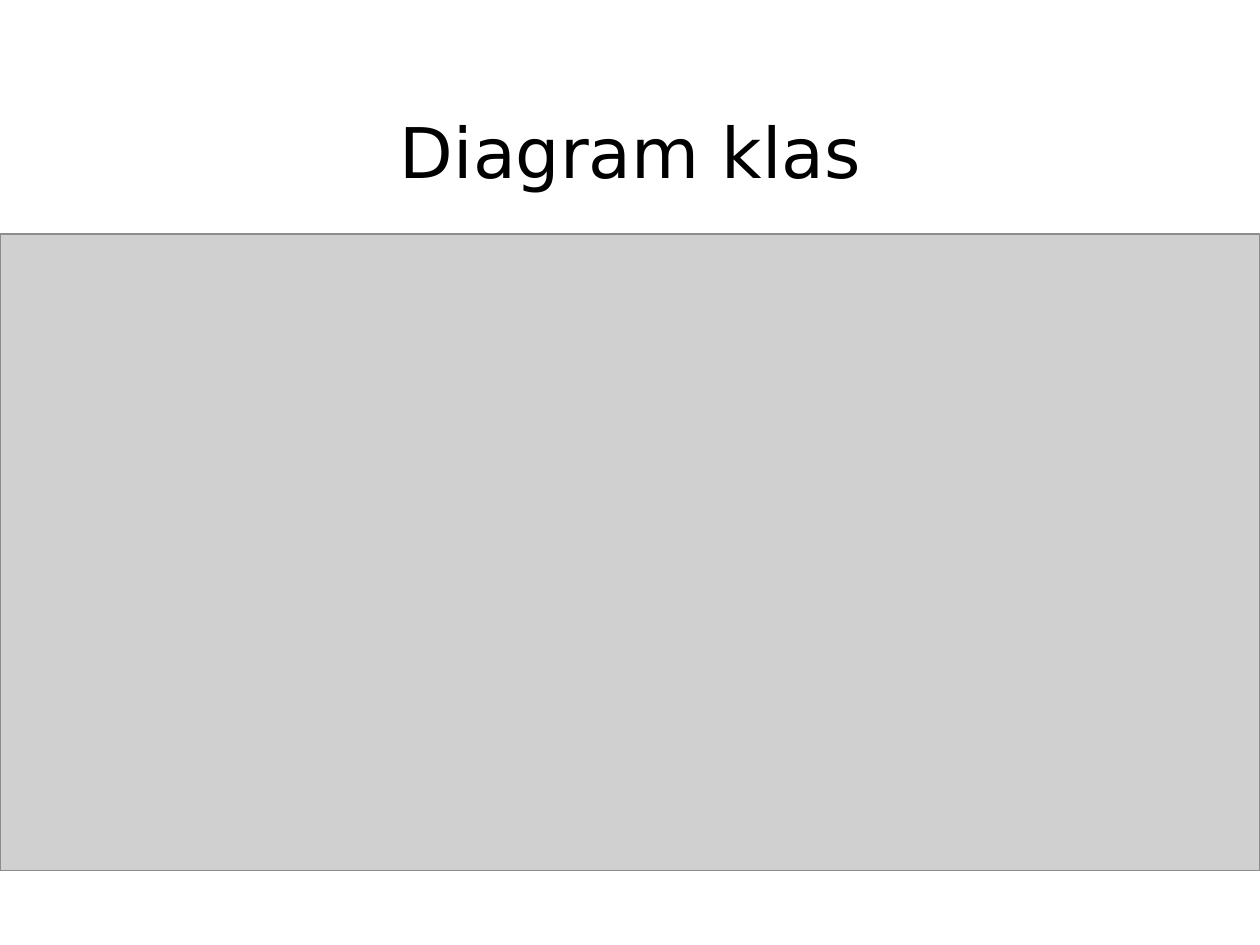
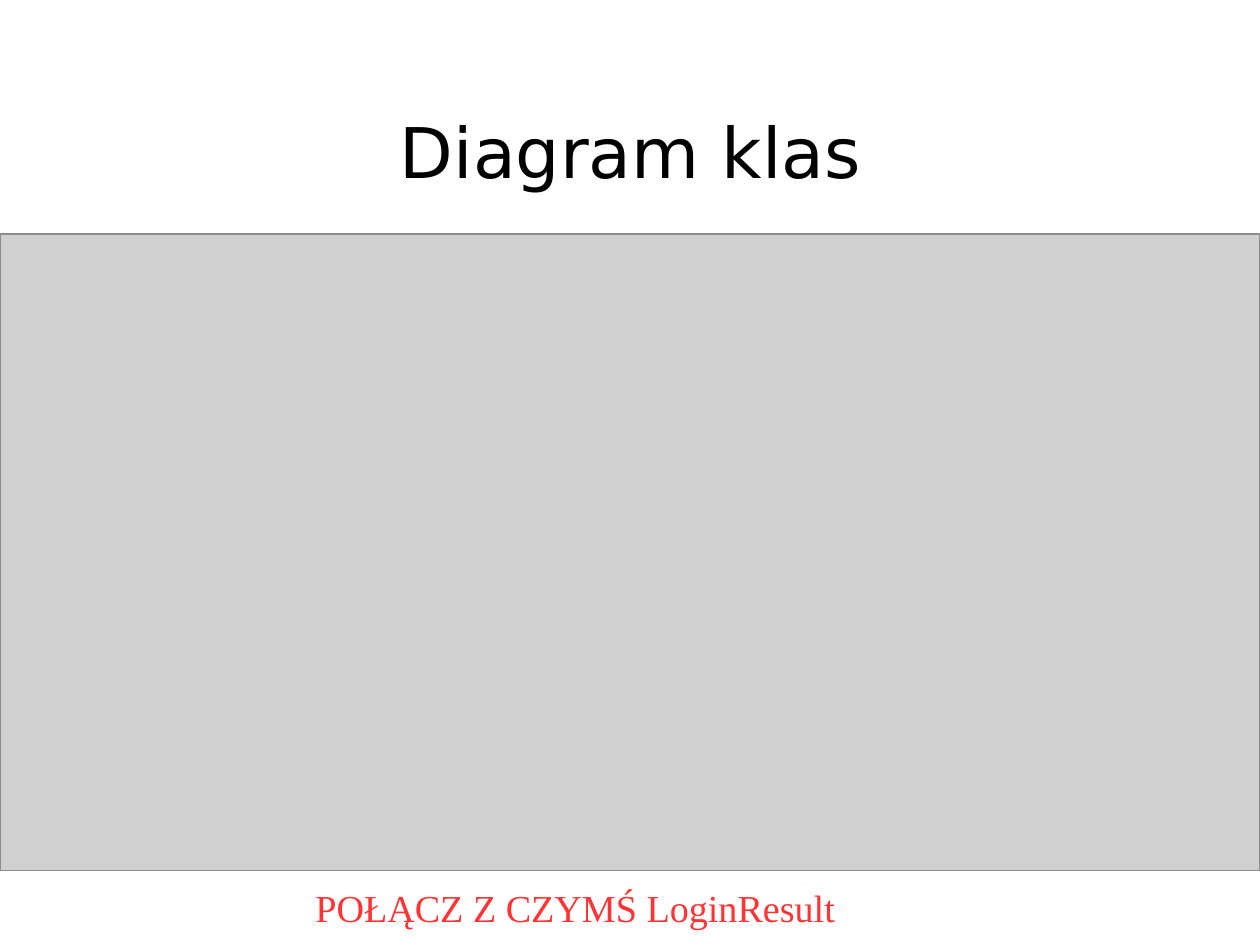
Before and after one commit to KKozlowski/IO2015, a slide deck: slide 6 of projektanci/dostęp/proj_prez.ppt (slide 8 before the commit). Drawn at 1260x945 pixels with LibreOffice and Linux fonts; fonts in the diff are those of the drawing; grey boxes stand for pictures. Boxes give left, top, right and bottom in pixels: in the first picture for what was removed or moved away, otherwise in the second. Text is boxed around its words. In the diff, an @@ line names an element or a change of style, - is before the commit and + after.

```diff
--- a/projektanci/dostęp/proj_prez.ppt
+++ b/projektanci/dostęp/proj_prez.ppt
@@ text added at [315, 893, 835, 930], 24 pt, text #FF3333 @@
+POŁĄCZ Z CZYMŚ LoginResult
```
Also in this commit, not shown: 8 other slides changed, 3 slides added, 1 slide removed, 3 other files.
